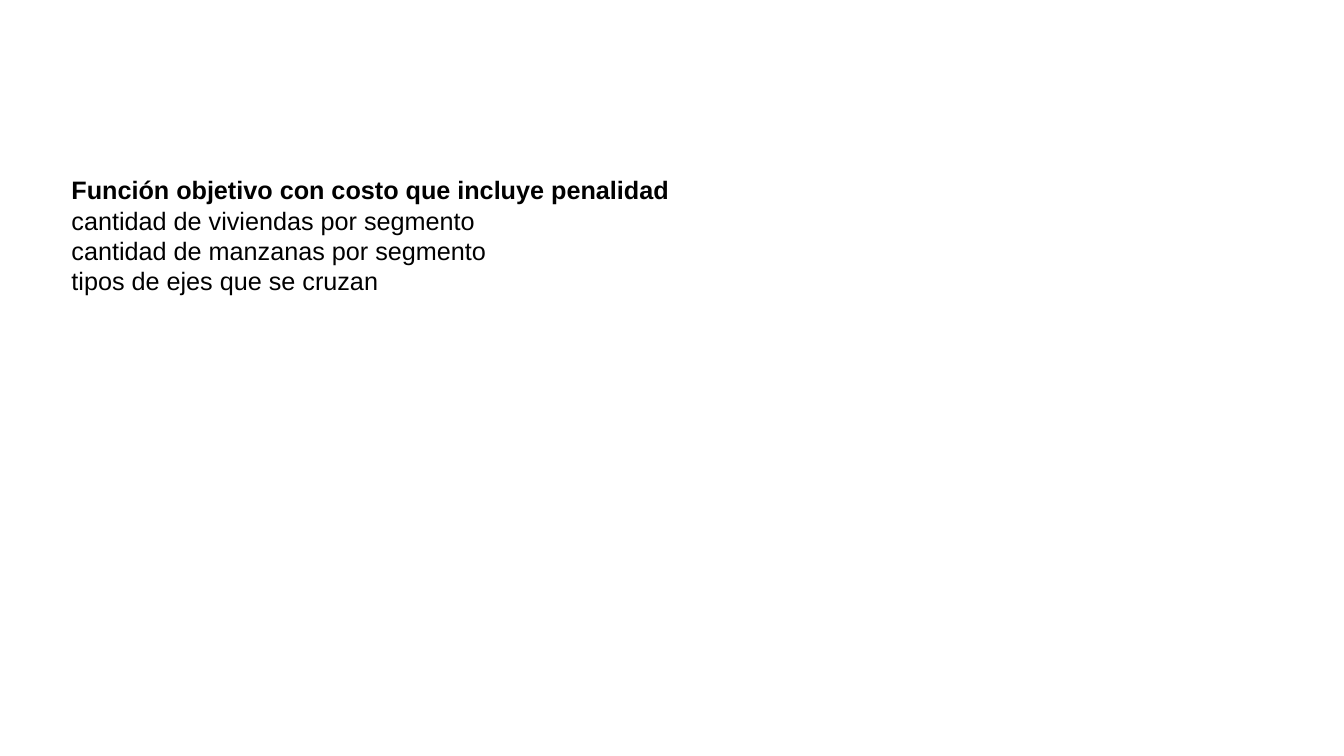
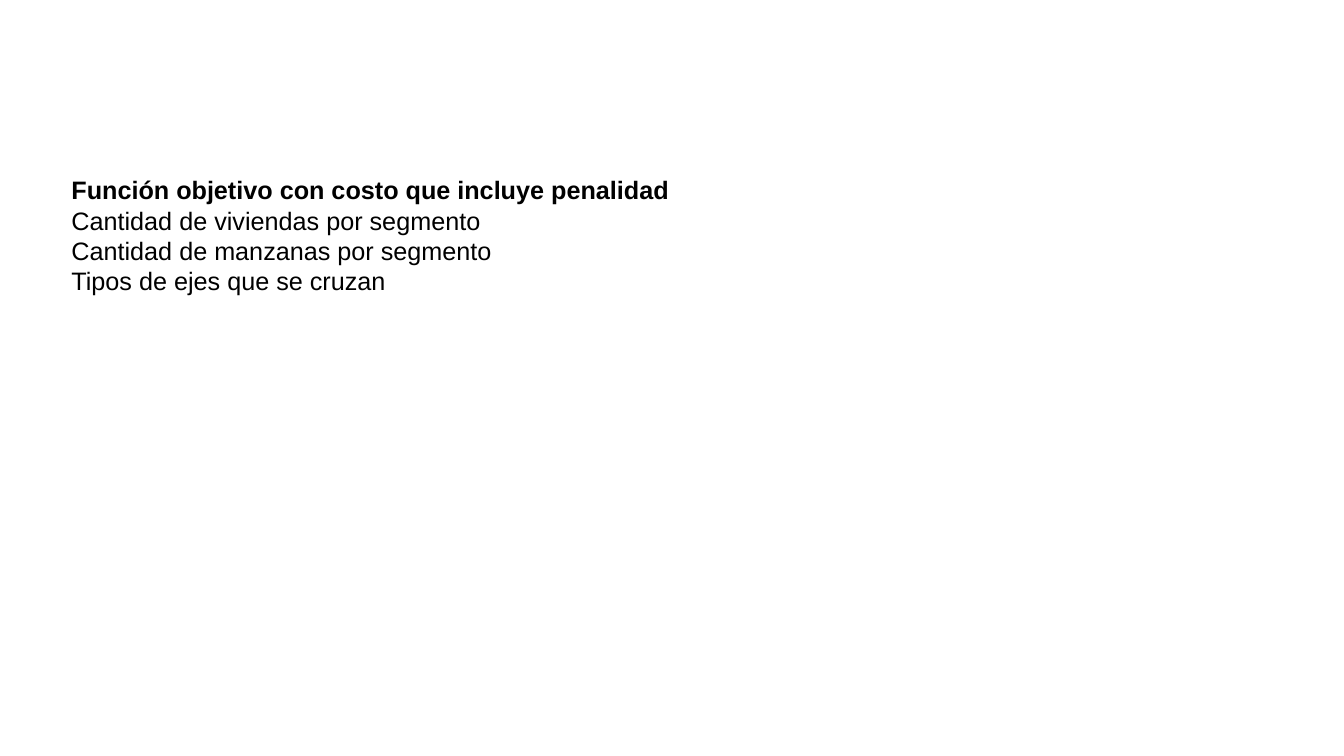
Before and after one commit to neptuso/Charlas, a slide deck: slide 18 of IDERA/segmentos.censo2022.pptx. Drawn at 1344x756 pixels with LibreOffice and Linux fonts; fonts in the diff are those of the drawing; background and template pictures are left out. Boxes give left, top, right and bottom in pixels: in the first picture for what was removed or moved away, otherwise in the second. Text is boxed around its words. In the diff, an @@ line names an element or a change of style, - is before the commit and + after.

```diff
--- a/IDERA/segmentos.censo2022.pptx
+++ b/IDERA/segmentos.censo2022.pptx
@@ text at [71,211,492,296]: text changed @@
-cantidad de viviendas por segmento
-cantidad de manzanas por segmento
-tipos de ejes que se cruzan
+Cantidad de viviendas por segmento
+Cantidad de manzanas por segmento
+Tipos de ejes que se cruzan
```
Also in this commit, not shown: 4 other slides changed, 6 slides added, 4 slides removed.
